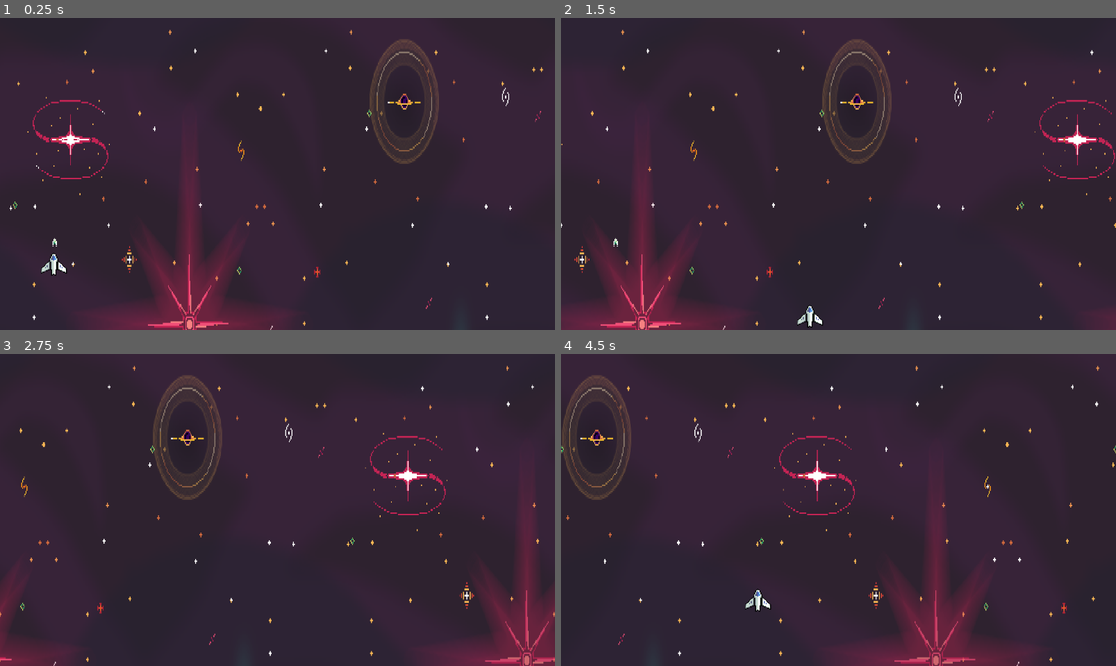
Above: before the commit, frames 1-4 (two rows, left to right).
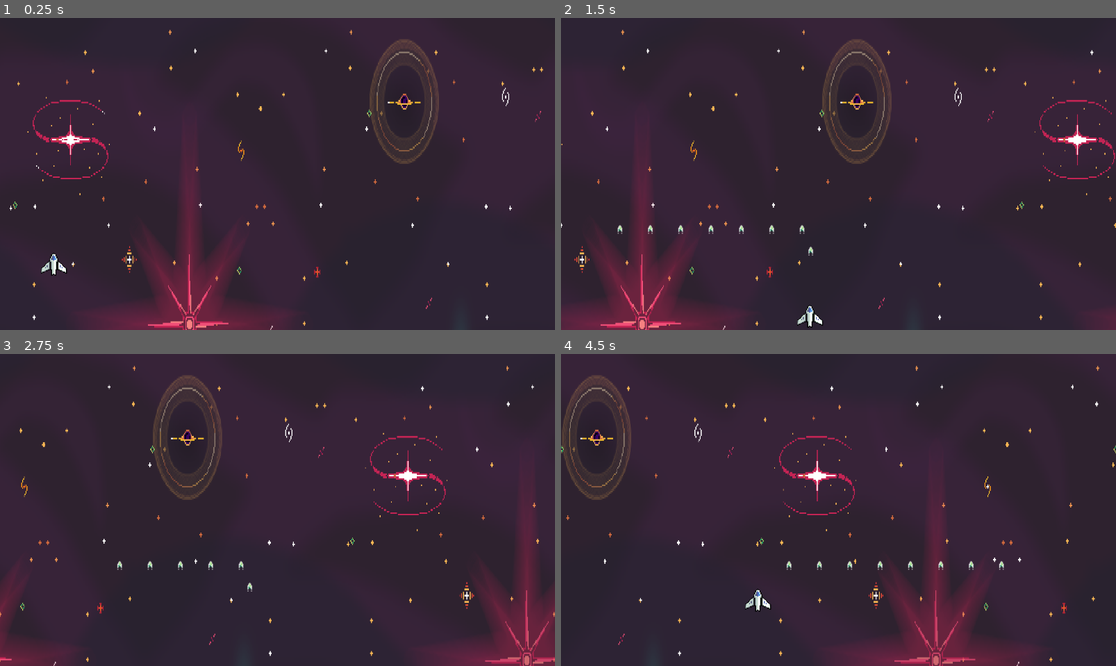
Above: after the commit, the same moments.

Repository: amantenoah/03-Shoot-EEm-Up
Game: Godot game, scene res://game_scene.tscn
The game is run twice, just before and just after one commit, with the same random seed, the same clock (stepped at 60 frames per second) and the same inputs.
Inputs (mouse positions are in pixels of both pictures, inside the frame that each line leads up to):
- Up to frame 1 (0.25 s): no input
- Up to frame 2 (1.5 s): move the mouse to (960, 158) at 0.52 s; press the mouse at (960, 158) at 0.53 s; hold D (right) 0.53-1.28 s; move the mouse to (727, 189) at 1.27 s; release the mouse at (727, 189) at 1.28 s; hold S (down) from 1.28 s (still down); click (727, 189) at 1.35 s
- Up to frame 3 (2.75 s): move the mouse to (333, 441) at 2.02 s; release S (down) at 2.03 s; press the mouse at (333, 441) at 2.03 s; hold D (right) from 2.03 s (still down)
- Up to frame 4 (4.5 s): move the mouse to (810, 572) at 2.77 s; release D (right) at 2.78 s; release the mouse at (810, 572) at 2.78 s; hold W (up) 2.78-3.53 s; click (810, 572) at 2.85 s; move the mouse to (1005, 556) at 3.52 s; press the mouse at (1005, 556) at 3.53 s; hold A (left) from 3.53 s (still down); move the mouse to (672, 463) at 4.27 s; release the mouse at (672, 463) at 4.28 s; click (672, 463) at 4.35 s

The runs differ from the first frame. In frame 1, less than 0.1% of the frame differs, in the area x 9-11%, y 70-74%; in frame 2, 0.2%, in the area x 9-46%, y 66-77%; in frame 3, 0.1%; in frame 4, 0.2%.

Commit message:
add: spawn bullets for player

Diff:
--- a/shoot-em-up/game_scene.tscn
+++ b/shoot-em-up/game_scene.tscn
@@ -6,13 +6,8 @@
 [ext_resource type="Texture2D" uid="uid://d2oiuisdlb85b" path="res://Assets/backgrounds/Foozle_2DS0015_Void_EnvironmentPack/Backgrounds/PNGs/Condesed/Starry background  - Layer 03 - Stars.png" id="4_mj2jn"]
 [ext_resource type="Script" uid="uid://bdgnddmxbvgev" path="res://player.gd" id="5_kdryc"]
 [ext_resource type="Texture2D" uid="uid://caaa6elfh0eqe" path="res://Assets/Sprites/Main Ship - Base - Full health.png" id="5_mj2jn"]
-[ext_resource type="Script" uid="uid://b4kuyjup8gmgo" path="res://bullet.gd" id="7_e35lh"]
-[ext_resource type="Texture2D" uid="uid://cas0b0y38s6au" path="res://Assets/Sprites/Foozle_2DS0014_Void_EnemyFleet_3/Nautolan/Weapon Effects - Projectiles/PNGs/Nautolan - Bullet.png" id="8_udeyl"]
 
 [sub_resource type="CapsuleShape2D" id="CapsuleShape2D_kdryc"]
-
-[sub_resource type="RectangleShape2D" id="RectangleShape2D_miq82"]
-size = Vector2(6, 12)
 
 [node name="Game_Scene" type="Node2D" unique_id=422600435]
 texture_filter = 1
@@ -49,23 +44,5 @@
 [node name="CollisionShape2D" type="CollisionShape2D" parent="Player" unique_id=1308489159]
 shape = SubResource("CapsuleShape2D_kdryc")
 
-[node name="Bullet" type="Area2D" parent="." unique_id=356839072]
-position = Vector2(59, 284)
-script = ExtResource("7_e35lh")
-
-[node name="Sprite2D" type="Sprite2D" parent="Bullet" unique_id=1419217818]
-position = Vector2(1, -26)
-texture = ExtResource("8_udeyl")
-region_enabled = true
-region_rect = Rect2(0, 0, 9, 12)
-
-[node name="DestroyTimer" type="Timer" parent="Bullet" unique_id=646514522]
-wait_time = 2.0
-autostart = true
-
-[node name="CollisionShape2D" type="CollisionShape2D" parent="Bullet" unique_id=1855748582]
-position = Vector2(1, -25)
-shape = SubResource("RectangleShape2D_miq82")
-
-[connection signal="body_entered" from="Bullet" to="Bullet" method="_on_body_entered"]
-[connection signal="timeout" from="Bullet/DestroyTimer" to="Bullet" method="_on_destroy_timer_timeout"]
+[node name="Muzzle" type="Node2D" parent="Player" unique_id=1844321801]
+position = Vector2(0, -15)
--- a/shoot-em-up/player.gd
+++ b/shoot-em-up/player.gd
@@ -3,12 +3,27 @@
 var move_input: Vector2
 const SPEED = 300.0
 
+@export var shoot_rate : float = 0.1
+var last_shoot_time: float
+
+var bullet_scene: PackedScene = preload("res://bullet.tscn")
+
+@onready var muzzle = $Muzzle
 
 func _physics_process(delta: float) -> void:
 	move_input = Input.get_vector("left","right","up",'down')
 	velocity = move_input * SPEED
-	# Get the input direction and handle the movement/deceleration.
-	# As good practice, you should replace UI actions with custom gameplay actions.
 
 
 	move_and_slide()
+
+func _shoot():
+	last_shoot_time = Time.get_unix_time_from_system()
+	var bullet = bullet_scene.instantiate()
+	get_tree().root.add_child(bullet)
+	bullet.global_position = muzzle.global_position
+
+func _process(delta):
+	if Input.is_action_pressed("shoot"):
+		if Time.get_unix_time_from_system() - last_shoot_time > shoot_rate:
+			_shoot()
--- a/shoot-em-up/project.godot
+++ b/shoot-em-up/project.godot
@@ -37,6 +37,11 @@
 "events": [Object(InputEventKey,"resource_local_to_scene":false,"resource_name":"","device":-1,"window_id":0,"alt_press …(192 unchanged characters)…
 ]
 }
+shoot={
+"deadzone": 0.2,
+"events": [Object(InputEventMouseButton,"resource_local_to_scene":false,"resource_name":"","device":-1,"window_id":0,"alt_pressed":false,"shift_pressed":false,"ctrl_pressed":false,"meta_pressed":false,"button_mask":1,"position":Vector2(444, 38),"global_position":Vector2(463, 134),"factor":1.0,"button_index":1,"canceled":false,"pressed":true,"double_click":false,"script":null)
+]
+}
 
 [physics]
 
